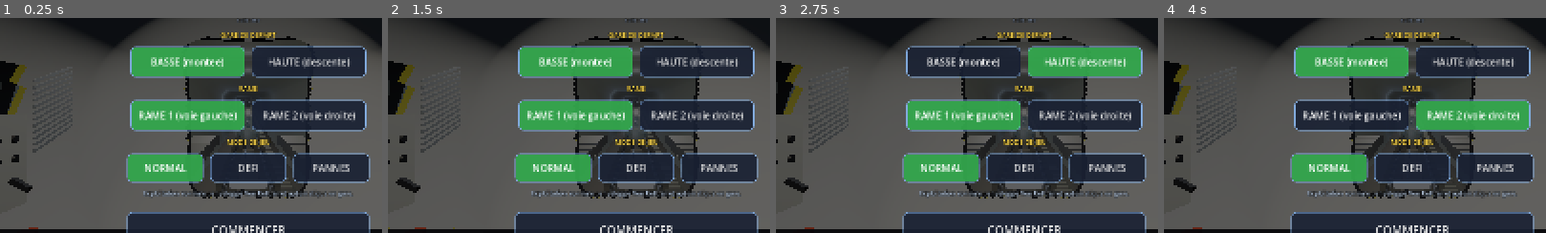
Above: before the commit, frames 1-4 (left to right).
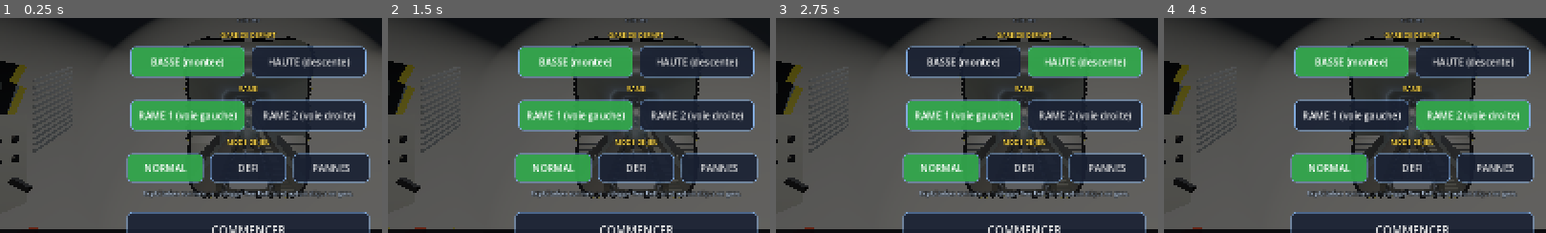
Above: after the commit, the same moments.

Repository: ARP273-ROSE/perce-neige-sim
Game: Godot game, scene res://scenes/main.tscn
The game is run twice, just before and just after one commit, with the same random seed, the same clock (stepped at 60 frames per second) and the same inputs. Sound files missing from this copy of the repository are replaced by a short silence.
Inputs:
- Up to frame 1 (0.25 s): no input
- Up to frame 2 (1.5 s): click "NORMAL" at 0.5 s; click "NORMAL" at 1.25 s
- Up to frame 3 (2.75 s): click "BASSE (montee)" at 2 s
- Up to frame 4 (4 s): click "HAUTE (descente)" at 2.75 s; click "RAME 1 (voie gauche)" at 3.5 s
The pictures show only the part of the screen within x 18-68%, y 29-79%; the shares and areas given below are measured in that part.

The runs differ from the first frame. In frame 1, less than 0.1% of the frame differs, in the area x 68-76%, y 53-77%; in frame 2, less than 0.1%; in frame 3, less than 0.1%; in frame 4, 0.1%, in the area x 68-76%, y 52-81%.

Commit message:
Galets deux fois plus inclines, fosses et butoirs bleus dans les gares
Galets : inclinaison dans les virages x 8 au lieu de x 4, plafond 32.

Gares, d'apres les photos 093522 / 094104 (bas) et 095509 / 095443
(haut) : une fosse sous la voie aux deux bouts (fond en caillebotis,
parois beton, cornieres de rive, rails sur longrines ; la dalle, les
blochets et l'escalier s'arretent) ; en haut, deux grandes poulies de
renvoi du cable vers la machinerie (une par brin) et une petite, ruban
1000 volts ; en bas, une chaine de securite. Le butoir rouge generique
est remplace aux deux gares par les butoirs bleus a tete bois de la
photo, deux poutres-caissons au niveau du chassis.

Diff:
--- a/godot_project/scripts/stations_builder.gd
+++ b/godot_project/scripts/stations_builder.gd
@@ -30,6 +30,13 @@
 
 # Paramètres plateforme — offsets dans la base locale
 const FLOOR_Y_LOCAL: float = -1.60 # top dalle (cohérent avec track_builder : floor_y_local + slab_thickness = -1.85+0.25 = -1.60)
+const RAIL_HEAD_Y: float = -1.24   # table de roulement (dalle −1,60 + blochet 0,20 + rail 0,17 − 0,01)
+# Fosses (mêmes bornes que track_builder.pit_low_end / pit_high_start)
+const PIT_LOW_START: float = -4.0
+const PIT_LOW_END: float = 4.5
+const PIT_HIGH_START: float = PNConstants.LENGTH - 2.0
+const PIT_HIGH_END: float = PNConstants.LENGTH + 4.0
+const PIT_DEPTH: float = 1.0
 
 
 func build(t: TunnelBuilder) -> void:
@@ -64,6 +71,9 @@
 	# ou l'autre selon le sens d'arrivée).
 	_build_platform(s_plat_start, s_plat_end, true, +1.0)
 	_build_platform(s_plat_start, s_plat_end, true, -1.0)
+	# Fosse sous la voie et le nez de la rame (photos 093522 / 094104) :
+	# caillebotis en fond, chaînes, et butoirs bleus à tête bois
+	_build_pit(PIT_LOW_START, PIT_LOW_END, false)
 	_build_bumper(s_bumper, true)
 	_build_ceiling_lights(s_plat_start, s_plat_end)
 
@@ -79,6 +89,9 @@
 
 	_build_platform(s_plat_start, s_plat_end, false, +1.0)
 	_build_platform(s_plat_start, s_plat_end, false, -1.0)
+	# Fosse d'extrémité (photo 095509) : caillebotis, grandes poulies de
+	# renvoi du câble vers la machinerie, butoirs bleus à tête bois
+	_build_pit(PIT_HIGH_START, PIT_HIGH_END, true)
 	_build_bumper(s_bumper, false)
 	_build_ceiling_lights(s_plat_start, s_plat_end)
 
@@ -181,52 +194,130 @@
 # Tampon de fin de voie — box rouge avec bandes jaunes-noires
 # ---------------------------------------------------------------------------
 
-func _build_bumper(s: float, _is_low: bool) -> void:
-	var xform: Transform3D = tunnel.transform_at(s)
-	# Corps rouge
-	var red_mat: StandardMaterial3D = StandardMaterial3D.new()
-	red_mat.albedo_color = Color(0.75, 0.18, 0.15)
-	red_mat.emission_enabled = true
-	red_mat.emission = Color(0.75, 0.18, 0.15)
-	red_mat.emission_energy_multiplier = 0.25
-	red_mat.roughness = 0.5
-
-	var box: BoxMesh = BoxMesh.new()
-	box.size = Vector3(bumper_width, bumper_height, bumper_thickness)
-	box.material = red_mat
-
+## Repère de pose extrapolé au-delà des bouts de ligne (la spline est bornée).
+func _xf_at(s: float) -> Transform3D:
+	var sc: float = clampf(s, 0.0, PNConstants.LENGTH)
+	var xf: Transform3D = tunnel.transform_at(sc)
+	xf.origin += (-xf.basis.z) * (s - sc)
+	return xf
+
+
+func _place(mi: MeshInstance3D, s: float, x: float, y: float) -> void:
+	var xf: Transform3D = _xf_at(s)
+	xf.origin += xf.basis.x * x + xf.basis.y * y
+	mi.transform = xf
+	mi.cast_shadow = GeometryInstance3D.SHADOW_CASTING_SETTING_OFF
+	add_child(mi)
+
+
+func _box(size: Vector3, mat: StandardMaterial3D, s: float, x: float, y: float, name: String = "Box") -> MeshInstance3D:
 	var mi: MeshInstance3D = MeshInstance3D.new()
-	mi.name = "Bumper"
-	mi.mesh = box
-	mi.cast_shadow = GeometryInstance3D.SHADOW_CASTING_SETTING_OFF
-	var tr: Transform3D = xform
-	tr.origin += xform.basis.y * (FLOOR_Y_LOCAL + bumper_height * 0.5 + 0.02)
-	mi.transform = tr
-	add_child(mi)
-
-	# Bandes réfléchissantes noires (visuel signal)
-	var stripe_mat: StandardMaterial3D = StandardMaterial3D.new()
-	stripe_mat.albedo_color = Color(0.98, 0.82, 0.12)
-	stripe_mat.emission_enabled = true
-	stripe_mat.emission = Color(0.98, 0.82, 0.12)
-	stripe_mat.emission_energy_multiplier = 0.6
-	for i in range(3):
-		var stripe_box: BoxMesh = BoxMesh.new()
-		stripe_box.size = Vector3(bumper_width * 1.01, 0.10, bumper_thickness * 1.01)
-		stripe_box.material = stripe_mat
-		var si: MeshInstance3D = MeshInstance3D.new()
-		si.mesh = stripe_box
-		si.cast_shadow = GeometryInstance3D.SHADOW_CASTING_SETTING_OFF
-		var y_stripe: float = FLOOR_Y_LOCAL + 0.15 + float(i) * 0.42
-		var trs: Transform3D = xform
-		trs.origin += xform.basis.y * y_stripe
-		si.transform = trs
-		add_child(si)
-
-
-# ---------------------------------------------------------------------------
-# Éclairage station — néons plafond + spots
-# ---------------------------------------------------------------------------
+	var bm: BoxMesh = BoxMesh.new()
+	bm.size = size
+	bm.material = mat
+	mi.mesh = bm
+	mi.name = name
+	_place(mi, s, x, y)
+	return mi
+
+
+## Butoirs BLEUS (photos 095509 / 095443) : deux poutres-caissons bleues le
+## long de la voie, tête cylindrique en bois face à la rame, au niveau du
+## châssis. À la gare basse la rame a le nez vers −s, en haut vers +s.
+func _build_bumper(s: float, is_low: bool) -> void:
+	var blue: StandardMaterial3D = StandardMaterial3D.new()
+	blue.albedo_color = Color(0.12, 0.32, 0.62)
+	blue.roughness = 0.55
+	blue.metallic = 0.3
+	var wood: StandardMaterial3D = StandardMaterial3D.new()
+	wood.albedo_color = Color(0.45, 0.30, 0.18)
+	wood.roughness = 0.85
+	var dir: float = -1.0 if is_low else 1.0      # sens vers l'extérieur de la ligne
+	var y_axis: float = RAIL_HEAD_Y + 0.36
+	for sx in [-0.85, 0.85]:
+		_box(Vector3(0.30, 0.30, 2.40), blue, s + dir * 1.35, sx, y_axis, "Butoir")
+		var head: MeshInstance3D = MeshInstance3D.new()
+		var cm: CylinderMesh = CylinderMesh.new()
+		cm.top_radius = 0.14
+		cm.bottom_radius = 0.14
+		cm.height = 0.32
+		cm.radial_segments = 16
+		cm.material = wood
+		head.mesh = cm
+		head.name = "TeteButoir"
+		_place(head, s + dir * 0.10, sx, y_axis)
+		head.rotation = head.rotation + Vector3(PI * 0.5, 0.0, 0.0)
+		# pied
+		_box(Vector3(0.36, 0.60, 0.30), blue, s + dir * 2.3, sx, y_axis - 0.35, "PiedButoir")
+
+
+## Fosse sous la voie : fond en caillebotis, parois béton sombre, cornières
+## de rive ; en haut, poulies de renvoi du câble (Ø 1,6 m) vers la machinerie.
+func _build_pit(s0: float, s1: float, with_sheaves: bool) -> void:
+	var grating: StandardMaterial3D = StandardMaterial3D.new()
+	grating.albedo_color = Color(0.20, 0.21, 0.22)
+	grating.roughness = 0.6
+	grating.metallic = 0.5
+	var concrete: StandardMaterial3D = StandardMaterial3D.new()
+	concrete.albedo_color = Color(0.26, 0.25, 0.24)
+	concrete.roughness = 0.95
+	var steel: StandardMaterial3D = StandardMaterial3D.new()
+	steel.albedo_color = Color(0.60, 0.61, 0.62)
+	steel.roughness = 0.45
+	steel.metallic = 0.7
+	var iron: StandardMaterial3D = StandardMaterial3D.new()
+	iron.albedo_color = Color(0.16, 0.16, 0.18)
+	iron.roughness = 0.4
+	iron.metallic = 0.9
+	var length: float = s1 - s0
+	var sc: float = (s0 + s1) * 0.5
+	var y_bottom: float = FLOOR_Y_LOCAL - PIT_DEPTH
+	_box(Vector3(3.0, 0.06, length), grating, sc, 0.0, y_bottom + 0.03, "FondFosse")
+	for sx in [-1.5, 1.5]:
+		_box(Vector3(0.16, PIT_DEPTH, length), concrete, sc, sx, y_bottom + PIT_DEPTH * 0.5, "ParoiFosse")
+		_box(Vector3(0.08, 0.06, length), steel, sc, sx - signf(sx) * 0.04, FLOOR_Y_LOCAL + 0.03, "CorniereFosse")
+	# rails sur poutres au-dessus de la fosse : deux longrines acier
+	for sx in [-0.60, 0.60]:
+		_box(Vector3(0.12, 0.22, length), iron, sc, sx, RAIL_HEAD_Y - 0.28, "LongrineFosse")
+	if with_sheaves:
+		# deux grandes poulies verticales (une par brin) + une petite
+		for k in range(2):
+			var sheave: MeshInstance3D = MeshInstance3D.new()
+			var cm: CylinderMesh = CylinderMesh.new()
+			cm.top_radius = 0.80
+			cm.bottom_radius = 0.80
+			cm.height = 0.12
+			cm.radial_segments = 32
+			cm.material = iron
+			sheave.mesh = cm
+			sheave.name = "PoulieRenvoi"
+			var sx: float = -0.14 if k == 0 else 0.14
+			_place(sheave, s0 + 2.0 + float(k) * 1.3, sx, y_bottom + 0.85)
+			sheave.rotation = sheave.rotation + Vector3(0.0, 0.0, PI * 0.5)
+			_box(Vector3(0.6, 0.10, 0.10), iron, s0 + 2.0 + float(k) * 1.3, 0.0, y_bottom + 0.85, "AxePoulie")
+		var small: MeshInstance3D = MeshInstance3D.new()
+		var sm: CylinderMesh = CylinderMesh.new()
+		sm.top_radius = 0.45
+		sm.bottom_radius = 0.45
+		sm.height = 0.10
+		sm.radial_segments = 24
+		sm.material = iron
+		small.mesh = sm
+		_place(small, s0 + 4.6, 0.0, y_bottom + 0.50)
+		small.rotation = small.rotation + Vector3(0.0, 0.0, PI * 0.5)
+		# ruban « 1000 VOLTS » : petit repère jaune sur un brin
+		var tape: StandardMaterial3D = StandardMaterial3D.new()
+		tape.albedo_color = Color(0.95, 0.80, 0.10)
+		_box(Vector3(0.05, 0.40, 0.05), tape, s0 + 1.2, -0.14, y_bottom + 0.9, "Ruban")
+	else:
+		# chaîne de sécurité jaune/noire tendue en travers, à hauteur de quai
+		var chain: StandardMaterial3D = StandardMaterial3D.new()
+		chain.albedo_color = Color(0.85, 0.75, 0.15)
+		chain.roughness = 0.6
+		for k in range(2):
+			_box(Vector3(0.05, 0.80, 0.05), steel, s0 + 1.0, -1.35 + float(k) * 2.7, FLOOR_Y_LOCAL + 0.40, "PoteauChaine")
+		_box(Vector3(2.7, 0.03, 0.03), chain, s0 + 1.0, 0.0, FLOOR_Y_LOCAL + 0.70, "Chaine")
+
 
 func _build_ceiling_lights(s_start: float, s_end: float) -> void:
 	var spacing: float = 4.0
--- a/godot_project/scripts/track_builder.gd
+++ b/godot_project/scripts/track_builder.gd
@@ -126,9 +126,9 @@
 	# La section "PassingChamber" est CENTRÉE et s'élargit sinusoïdalement
 	# pour couvrir toute la largeur de la chambre, supportant la cabine
 	# pendant qu'elle suit sa courbe latérale.
-	_build_slab_section(slab_mat, 0.0, PNConstants.PASSING_START, 0.0, "SlabLow", false)
+	_build_slab_section(slab_mat, pit_low_end, PNConstants.PASSING_START, 0.0, "SlabLow", false)
 	_build_slab_section(slab_mat, PNConstants.PASSING_START, PNConstants.PASSING_END, 0.0, "SlabPassingChamber", true)
-	_build_slab_section(slab_mat, PNConstants.PASSING_END, PNConstants.LENGTH, 0.0, "SlabHigh", false)
+	_build_slab_section(slab_mat, PNConstants.PASSING_END, pit_high_start, 0.0, "SlabHigh", false)
 
 
 # Construit un tronçon de dalle entre s_start et s_end avec un offset latéral.
@@ -556,6 +556,8 @@
 	var n_total: int = int(PNConstants.LENGTH / sleeper_spacing)
 	for i in range(n_total):
 		var s: float = (float(i) + 0.5) * sleeper_spacing
+		if s < pit_low_end or s > pit_high_start:
+			continue   # au-dessus des fosses de gare, les rails sont sur poutres
 		var track_offs: Array = []
 		if s >= PNConstants.PASSING_START and s <= PNConstants.PASSING_END:
 			track_offs = [tunnel.passing_loop_offset(s, -1.0),
@@ -595,6 +597,11 @@
 # Boîtiers gris sur le mur gauche tous les 24 m. Tout en MultiMesh.
 # ---------------------------------------------------------------------------
 
+# Fosses de gare (photos 093522 / 094104 en bas, 095509 / 095443 en haut) :
+# la dalle et les blochets s'arrêtent, les rails passent sur la fosse.
+# Mêmes bornes dans stations_builder (PIT_LOW_END / PIT_HIGH_START).
+@export var pit_low_end: float = 4.5
+@export var pit_high_start: float = PNConstants.LENGTH - 2.0
 @export var walkway_side: float = 1.0        # +1 = droite en montant (vidéo)
 @export var walkway_x: float = 1.02          # décalage latéral du milieu de l'escalier
 @export var walkway_step_s: float = 0.45     # espacement des marches le long de s
@@ -656,8 +663,8 @@
 	var stringers: Array = []
 	var posts: Array = []
 	var cables: Array = []
-	var s: float = 0.6
-	while s < PNConstants.LENGTH - 0.6:
+	var s: float = pit_low_end + 0.3
+	while s < pit_high_start - 0.3:
 		var fr: Transform3D = _walkway_frame(s)
 		treads.append(fr)
 		# limons alignés sur la pente (repère spline)
@@ -1093,10 +1100,10 @@
 	# Signe inversé : la rotation positive autour de forward lève le côté droit,
 	# mais pour un virage à droite (heading_rate>0) on veut lever le côté GAUCHE
 	# (banking centripète : la roue extérieure plus haut que l'intérieure).
-	# Amplifié × 4 pour rendre visible (~3° physique → ~12° visuel)
-	var bank_visual: float = -bank_natural * 4.0
-	# Sécurité : limite à ±15°
-	return clampf(bank_visual, -0.262, 0.262)
+	# Amplifié × 8 pour rendre visible (retour d'essai 2026-09-26 : « au
+	# moins deux fois plus » que le × 4 précédent), plafonné à ±32°
+	var bank_visual: float = -bank_natural * 8.0
+	return clampf(bank_visual, -0.56, 0.56)
 
 
 # Construit un ArrayMesh composite de 2 équerres verticales séparées par
Not shown, changed: README.md
Not shown, changed: VERSION
